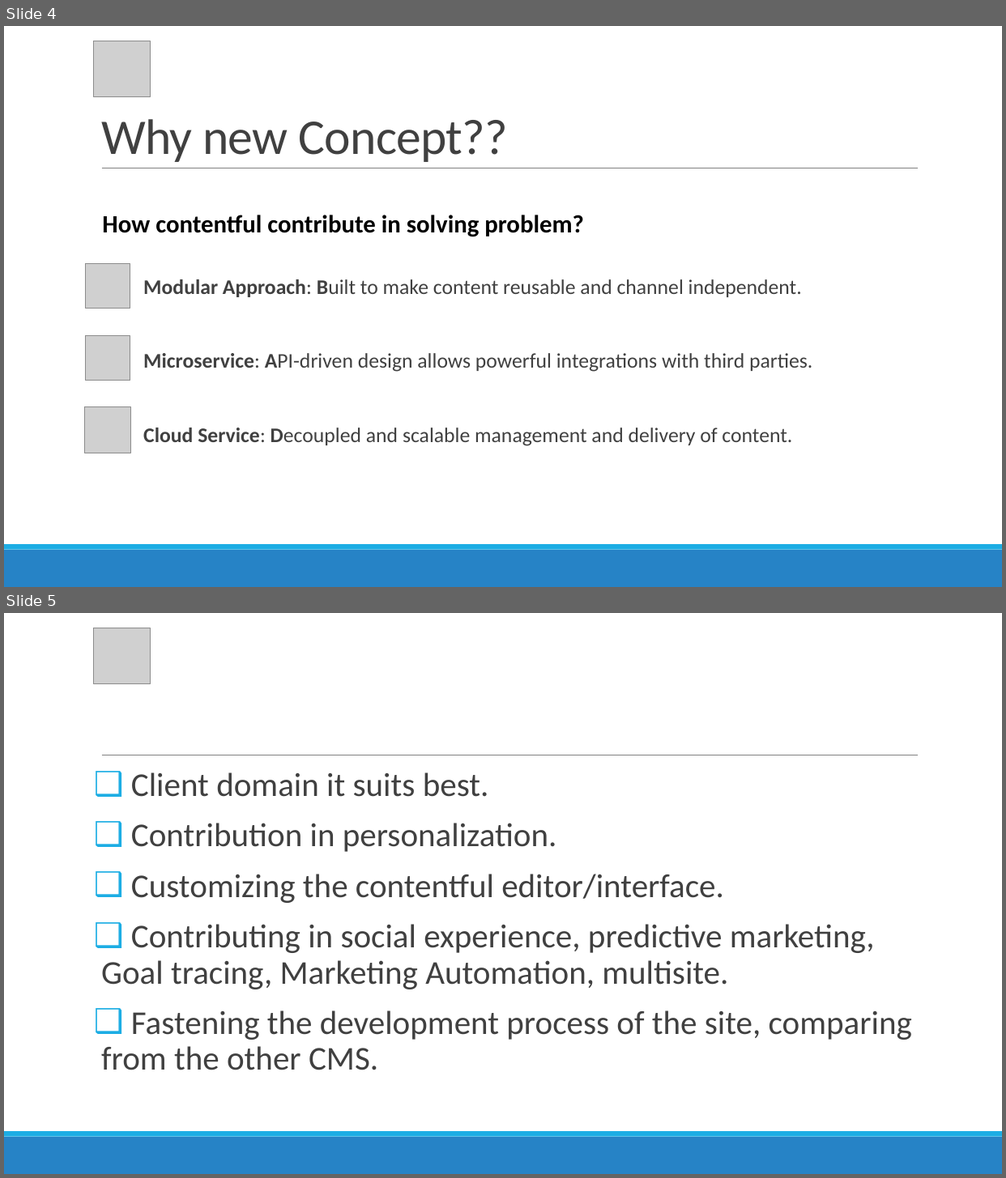
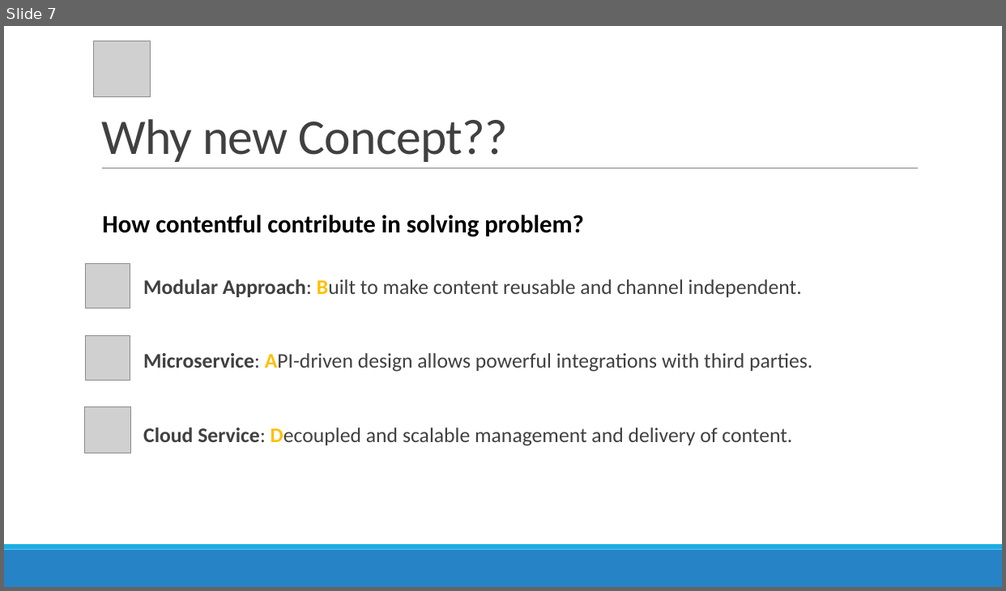
Before and after one commit to r4yadav/contentful-altudo, a slide deck: Contentful-queries.pptx. Shown one above the other, each under a label of ours: slides 4 and 5 before the commit, slide 7 after it. The pictures are 1006x1178 and 1006x591 pixels, drawn with LibreOffice and Linux fonts; fonts in the diff are those of the drawing; grey boxes stand for pictures. Boxes give left, top, right and bottom in pixels: in the first picture for what was removed or moved away, otherwise in the second. Text is boxed around its words. In the diff, an @@ line names an element or a change of style, - is before the commit and + after.

```diff
--- a/Contentful-queries.pptx
+++ b/Contentful-queries.pptx
@@ slide 5 removed at box(4, 613, 1002, 1174), background #FFFFFF; not listed: 3 template elements that a slide beside it also shows @@
@@ picture removed at box(94, 628, 150, 683) @@
@@ text removed at box(101, 773, 912, 1071) @@
-❑ Client domain it suits best.
-❑ Contribution in personalization.
-❑ Customizing the contentful editor/interface.
-❑ Contributing in social experience, predictive marketing, Goal tracing, Marketing Automation, multisite.
-❑ Fastening the development process of the site, comparing from the other CMS.
@@ what was slide 4 is now slide 7 @@
@@ slide 7 changed as well @@
@@ text "Modular Approach: Built to make ..." at box(143, 280, 812, 446): text colour #404040 to #FFC000 in "Built", "API-driven", "Decoupled" @@
```
Also in this commit, not shown: 3 other slides changed, 3 slides added, 3 other slides removed.
